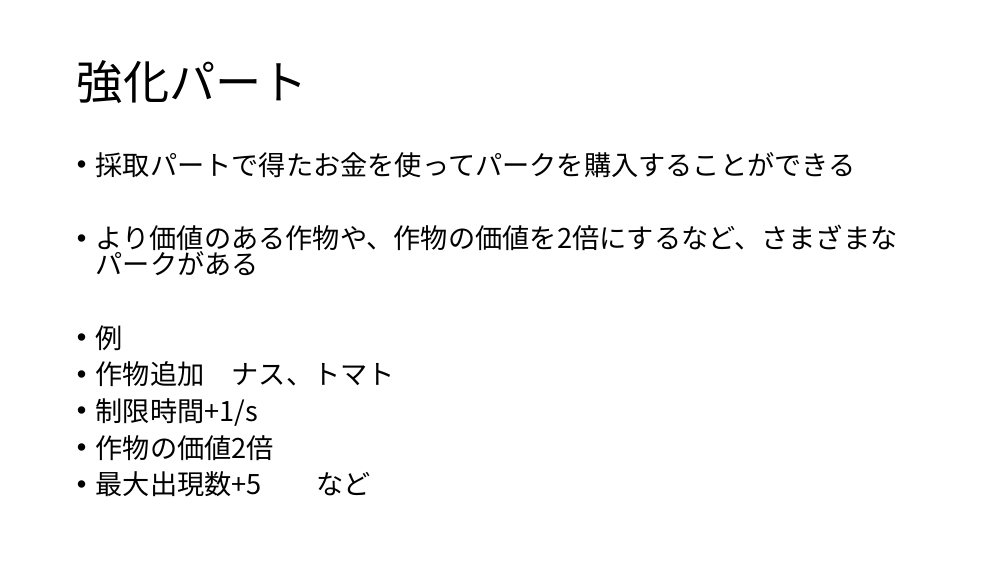
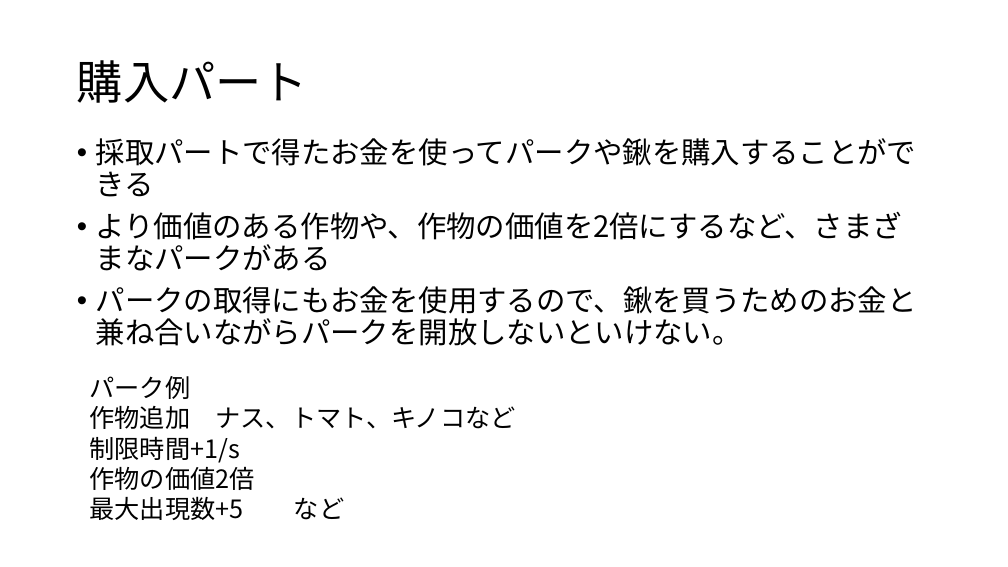
Before and after one commit to KawanoTakumi/FarmLife, a slide deck: slide 6 of FarmLife_企画.pptx (slide 5 before the commit). Drawn at 1008x567 pixels with LibreOffice and Linux fonts; fonts in the diff are those of the drawing. Boxes give left, top, right and bottom in pixels: in the first picture for what was removed or moved away, otherwise in the second. Text is boxed around its words. In the diff, an @@ line names an element or a change of style, - is before the commit and + after.

```diff
--- a/FarmLife_企画.pptx
+++ b/FarmLife_企画.pptx
@@ title at box(77, 60, 308, 103): text changed @@
-強化パート
+購入パート
@@ text "採取パートで得たお金を使ってパークや鍬を購入することができる": place and size @@
-text "採取パートで得たお金を使ってパークや鍬を購入することができる" at box(96, 152, 898, 497)
+text "採取パートで得たお金を使ってパークや鍬を購入することができる" at box(96, 138, 917, 346)
@@ text at box(96, 138, 917, 197): text changed; size 25.9 to 28 pt @@
-• 採取パートで得たお金を使ってパークを購入することができる
+• 採取パートで得たお金を使ってパークや鍬を購入することができる
@@ text at box(96, 212, 902, 271): size 25.9 to 28 pt in "より価値のある作物や、作物の価値を2倍にするなど、さまざまなパークがある"; line spacing 0.8 to 0.9 @@
@@ text at box(96, 286, 917, 346): text changed; size 25.9 to 28 pt @@
-• 例
-• 作物追加 ナス、トマト
-• 制限時間+1/s
-• 作物の価値2倍
-• 最大出現数+5 など
+• パークの取得にもお金を使用するので、鍬を買うためのお金と兼ね合いながらパークを開放しないといけない。
@@ text added at box(89, 376, 515, 520), 24 pt, text #000000 @@
+パーク例
+作物追加 ナス、トマト、キノコなど
+制限時間+1/s
+作物の価値2倍
+最大出現数+5 など
```
Also in this commit, not shown: 3 other slides changed, 2 slides added, 4 other files.
